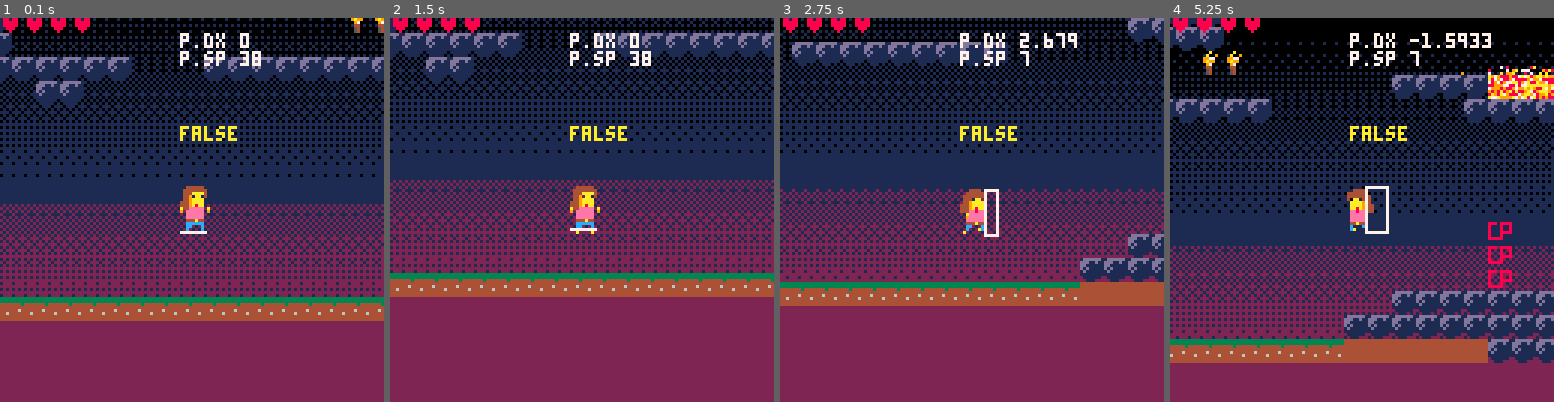
Above: before the commit, frames 1-4 (left to right).
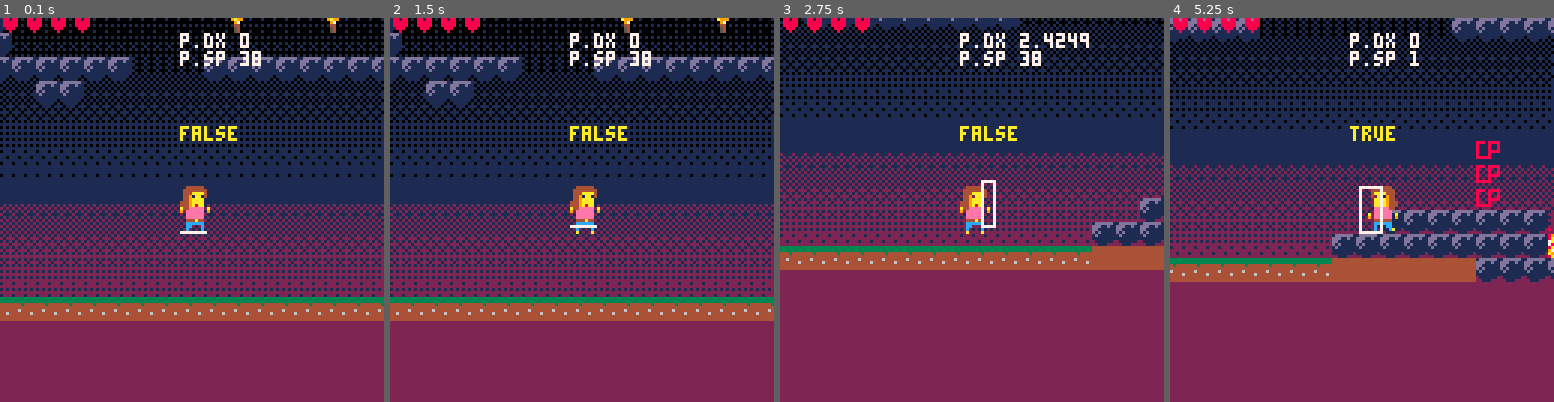
Above: after the commit, the same moments.

Repository: EmilieRobert33/SPOOKJAM
Game: PICO-8 cartridge sp4.p8
Two runs of this game, one before a commit and one after it. Both use one fixed random seed, a clock stepped at 60 frames per second and the inputs below.
Inputs:
- Up to frame 1 (0.1 s): no input
- Up to frame 2 (1.5 s): tap X (X key) at 0.33, 1.07 s; tap O (Z key) at 0.7 s
- Up to frame 3 (2.75 s): hold Right 1.6-2.1 s; tap O (Z key) at 1.7, 2.1, 2.5 s; tap X (X key) at 1.85 s; hold Right from 2.47 s (still down)
- Up to frame 4 (5.25 s): tap O (Z key) every 0.4 s from 2.9 to 4.9 s; tap X (X key) at 2.97, 4.08, 5.2 s; release Right at 3.03 s; hold Left 3.08-3.58 s; hold Right 4.02-4.68 s; hold Left from 5.08 s (still down)

The runs differ from the first frame. In frame 1, 0.3% of the frame differs, in the area x 60-100%, y 0-4%; in frame 2, 27%; in frame 3, 30%; in frame 4, 53%, in the area x 0-100%, y 0-90%.

Commit message:
modif saut map

Diff:
--- a/sp4.p8
+++ b/sp4.p8
@@ -22,7 +22,7 @@
 	p.max_dx = 2
 	p.max_dy = 3
 	p.acc = 0.5
-	p.boost = 4.25
+	p.boost = 4.6
 	p.jump = 0
 	p.mask = 0
 	p.mask2 = 0
@@ -1116,20 +1116,20 @@
 5000000000000000000000000000000000000000000000000000000000000000000000000000000000005010000000000000000000000000000000000000000000000000000000000000000000000000000000000000000000000000000000000000000000000000000000000000000000000000000000000000000000000000
 5000000000000000000000000000000000000000000000000000000000000000000000000000000000005000000000000000000000000000000000000000000000000000000000000000005000000000000000000000000000000000000000000000000000000000000000000000000000000000000000000000000000000000
 5000000000000000000000000000000000000000000000000000000000000000000000000000000000005050505050505050505050505050505050505050000000000000000000000000005000000000000000000000000000000000000000000000000000000000000000000000000000000000000000000000000000000000
-5000000000000000000000000000000000000000000000000000000000000000000000000000000000000000000000000000000000000000000000000000000050505050505050505050505050000000000000000000000000000000000000000000000000000000000000000000000000000000000000000000000000000000
+5000000000000000000000000000000000000000000000000000000000000000000000000000000000000047000047000047000047000047000047000047000050505050505050505050505050000000000000000000000000000000000000000000000000000000000000000000000000000000000000000000000000000000
 5000000000000000000000000000000000000000000000000000000000000000000000000000000000000000000000000000000000000000000000000000000050505050000000000000000000000000000000000000000000000000000000000000000000000000000000000000000000000000000000000000000000000000
 5000000000000000000000000000000000000000000000000000505009090909505050095050405050505050505050505050505050505050505050505050505000000000000000000000000000000000000000000000000000000000000000000000000000000000000000000000000000000000000000000000000000000000
-5000000000000000000000000000000000000000000000005050505252525252525052525200000000001052525252525252525252520050100000000000400000000000000000000000000000000000000000000000000000000000000000000000000000000000000000000000000000000000000000000000000000000000
+5000000000000000000000000000000000000000000000005050505252525252525052525200000000001000000000000000525252520050100000000000400000000000000000000000000000000000000000000000000000000000000000000000000000000000000000000000000000000000000000000000000000000000
 5000000000000000005050090909095000000000005050505050505050505000000000000000000000000000000000000000500000000000004000000000000000000000000000000000000000000000000000000000000000000000000000000000000000000000000000000000000000000000000000000000000000000000
 5000000000000000505050525252525000000000000000000000000000000000000000000000000000000000000000000000400000000000404000000000000000000000000000000000000000000000000000000000000000000000000000000000000000000000000000000000000000000000000000000000000000000000
-5000000000000050505050505050505000000000000000000000000000000000000000000000000000000000600000004050500000000000000000000000000000000000000000000000000000000000000000000000000000000000000000000000000000000000000000000000000000000000000000000000000000000000
-5043434343435050505050505050505000000000000000000000000000000000000000000000000000000000600000004000000000000000000000000000000000000000000000000000000000000000000000000000000000000000000000000000000000000000000000000000000000000000000000000000000000000000
-5000000000000000000000000000004746000000000000000000000000000000000000000000000000000000600000004000000000404000000000000000000000000000000000000000000000000000000000000000000000000000000000000000000000000000000000000000000000000000000000000000000000000000
+5000000000000050505050505050505000000000000000000000000000000000000000000000000000000000604600004050500000000000000000000000000000000000000000000000000000000000000000000000000000000000000000000000000000000000000000000000000000000000000000000000000000000000
+5043434343435050505050505050505000000000000000470047000000000000004700004700000000000000600000004000000000000000000000000000000000000000000000000000000000000000000000000000000000000000000000000000000000000000000000000000000000000000000000000000000000000000
+5000000000000000000047000000470000000000000000000000000000000000000000000000000000000000600000004000000000404000000000000000000000000000000000000000000000000000000000000000000000000000000000000000000000000000000000000000000000000000000000000000000000000000
 5000000000000000000000000000000000000000000000505050500909090909405040405000000000000050504343435000000000000000000000000000000000000000000000000000000000000000000000000000000000000000000000000000000000000000000000000000000000000000000000000000000000000000
-5050505050500000005050505050505040500000000000000000505052525252520000000000000000000000500000005000000000000000000000000000000000000000000000000000000000000000000000000000000000000000000000000000000000000000000000000000000000000000000000000000000000000000
+5050505050500000005050505050505040500000000000000000505052525252520000000000000000000000500000465000000000000000000000000000000000000000000000000000000000000000000000000000000000000000000000000000000000000000000000000000000000000000000000000000000000000000
 0000505000000000000000000000000000000000000000000000000000000000000000000000000000000000500000005000000000000000000000000000000000000000000000000000000000000000000000000000000000000000000000000000000000000000000000000000000000000000000000000000000000000000
 0000000000000000000000000000000000000000000000000000000000000000000000000000000000000000504343435000000000000000000000000000000000000000000000000000000000000000000000000000000000000000000000000000000000000000000000000000000000000000000000000000000000000000
-0000000000000000000000000000000000000000000000000000000000000000000000000000000000000000500000005000000000000000000000000000000000000000000000000000000000000000000000000000000000000000000000000000000000000000000000000000000000000000000000000000000000000000
+0000000000000000000000000000000000000000000000000000000000000000000000000000000000000000504600005000000000000000000000000000000000000000000000000000000000000000000000000000000000000000000000000000000000000000000000000000000000000000000000000000000000000000
 0000000000000000000000000000000000000000000000000000000000000000000000000000000000000000500000005000000000000000000000000000000000000000000000000000000000000000000000000000000000000000000000000000000000000000000000000000000000000000000000000000000000000000
 0000000000000000000000000000000000000000000000000000006000000000000000000000000000000000504343435000000000000000000000000000000000000000000000000000000000000000000000000000000000000000000000000000000000000000000000000000000000000000000000000000000000000000
 0000000000000000000000000000000000000000000000000000006000000000000000000000000000000000000000005000000000000000000000000000000000000000000000000000000000000000000000000000000000000000000000000000000000000000000000000000000000000000000000000000000000000000
